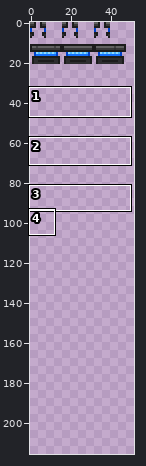
A sprite sheet gets an edit: tiles/materials/tilesandgreebles/fulabhoverpanel.png. The first picture is a wide view before the edit; the outline marks the close-up.
Close-up. Before:
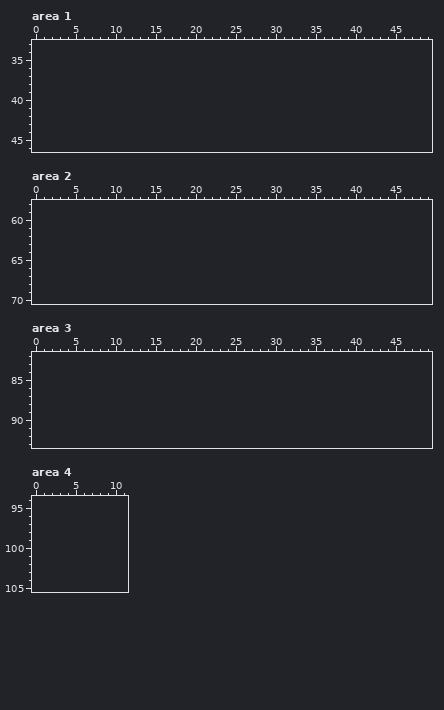
The file is 80x24 pixels. Colours within 5 levels of each other are drawn and written as one. Shown: area 1: x 0..49, y 33..46; area 2: x 0..49, y 58..70; area 3: x 0..49, y 82..93; area 4: x 0..11, y 94..105. The old version is drawn lined up with the new one, on the new canvas. The wide view leaves out empty margins. The commit also changed other parts of the picture, which this record leaves out.
The result:
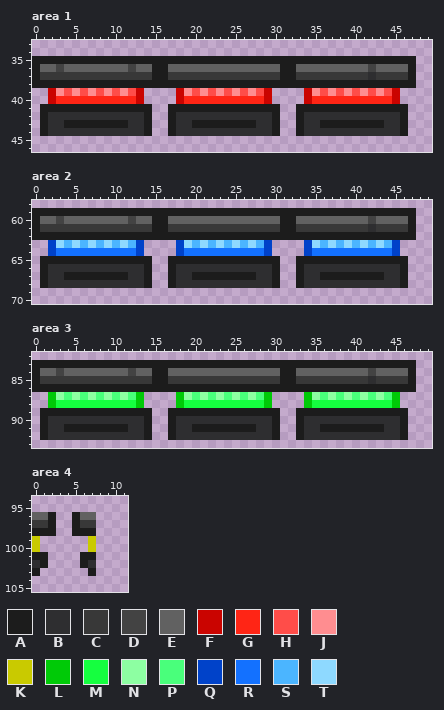
Palette (. is transparent): A #1c1c1c  B #2e2e30  C #383838  D #434343  E #616161  F #ca0400  G #ff2515  H #ff4d49  J #ff8d90  K #c9ca00  L #00ca07  M #15ff3f  N #8dffa2  P #49ff7b  Q #0042c9  R #1371ff  S #4bb5ff  T #8ed9ff
The exact change:
canvas 80x24 -> 80x216
Changed rows in their new state; - is an unchanged pixel.
Area 1:
first column x 0:
35 AAAAAAAAAAAAAAAAAAAAAAAAAAAAAAAAAAAAAAAAAAAAAAAA
36 AEEDEEEEEEEEDEEAAEEEEEEEEEEEEEEAAEEEEEEEEEDEEEEA
37 ACCCCCCCCCCCCCCAACCCCCCCCCCCCCCAACCCCCCCCCBCCCCA
38 AAAAAAAAAAAAAAAAAAAAAAAAAAAAAAAAAAAAAAAAAAAAAAAA
39 --FJHJHJHJHJHF----FJHJHJHJHJHF----FJHJHJHJHJHF--
40 --FGGGGGGGGGGF----FGGGGGGGGGGF----FGGGGGGGGGGF--
41 -AAAAAAAAAAAAAA--AAAAAAAAAAAAAA--AAAAAAAAAAAAAA-
42 -ABBBBBBBBBBBBA--ABBBBBBBBBBBBA--ABBBBBBBBBBBBA-
43 -ABBAAAAAAAABBA--ABBAAAAAAAABBA--ABBAAAAAAAABBA-
44 -ABBBBBBBBBBBBA--ABBBBBBBBBBBBA--ABBBBBBBBBBBBA-
Area 2:
first column x 0:
59 AAAAAAAAAAAAAAAAAAAAAAAAAAAAAAAAAAAAAAAAAAAAAAAA
60 AEEDEEEEEEEEDEEAAEEEEEEEEEEEEEEAAEEEEEEEEEDEEEEA
61 ACCCCCCCCCCCCCCAACCCCCCCCCCCCCCAACCCCCCCCCBCCCCA
62 AAAAAAAAAAAAAAAAAAAAAAAAAAAAAAAAAAAAAAAAAAAAAAAA
63 --QTSTSTSTSTSQ----QTSTSTSTSTSQ----QTSTSTSTSTSQ--
64 --QRRRRRRRRRRQ----QRRRRRRRRRRQ----QRRRRRRRRRRQ--
65 -AAAAAAAAAAAAAA--AAAAAAAAAAAAAA--AAAAAAAAAAAAAA-
66 -ABBBBBBBBBBBBA--ABBBBBBBBBBBBA--ABBBBBBBBBBBBA-
67 -ABBAAAAAAAABBA--ABBAAAAAAAABBA--ABBAAAAAAAABBA-
68 -ABBBBBBBBBBBBA--ABBBBBBBBBBBBA--ABBBBBBBBBBBBA-
Area 3:
first column x 0:
83 AAAAAAAAAAAAAAAAAAAAAAAAAAAAAAAAAAAAAAAAAAAAAAAA
84 AEEDEEEEEEEEDEEAAEEEEEEEEEEEEEEAAEEEEEEEEEDEEEEA
85 ACCCCCCCCCCCCCCAACCCCCCCCCCCCCCAACCCCCCCCCBCCCCA
86 AAAAAAAAAAAAAAAAAAAAAAAAAAAAAAAAAAAAAAAAAAAAAAAA
87 --LNPNPNPNPNPL----LNPNPNPNPNPL----LNPNPNPNPNPL--
88 --LMMMMMMMMMML----LMMMMMMMMMML----LMMMMMMMMMML--
89 -AAAAAAAAAAAAAA--AAAAAAAAAAAAAA--AAAAAAAAAAAAAA-
90 -ABBBBBBBBBBBBA--ABBBBBBBBBBBBA--ABBBBBBBBBBBBA-
91 -ABBAAAAAAAABBA--ABBAAAAAAAABBA--ABBAAAAAAAABBA-
92 -ABBBBBBBBBBBBA--ABBBBBBBBBBBBA--ABBBBBBBBBBBBA-
Area 4:
first column x 0:
 96 EEA--AEE
 97 CCA--ACC
 98 AAA--AAA
 99 K------K
100 K------K
101 AA----AA
102 BA----AB
103 A------A
